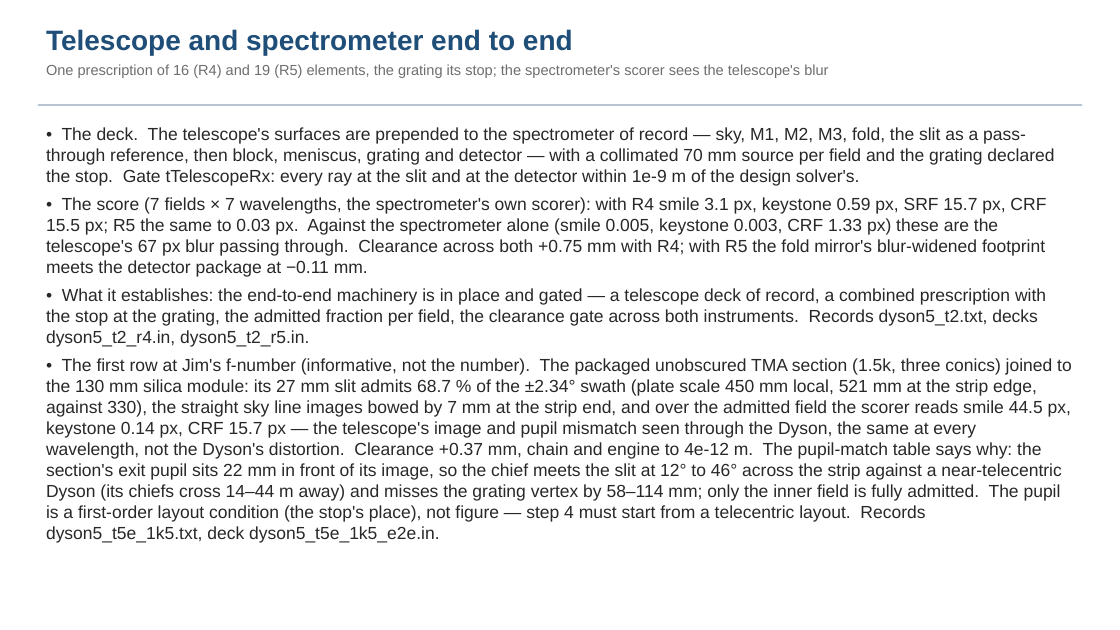
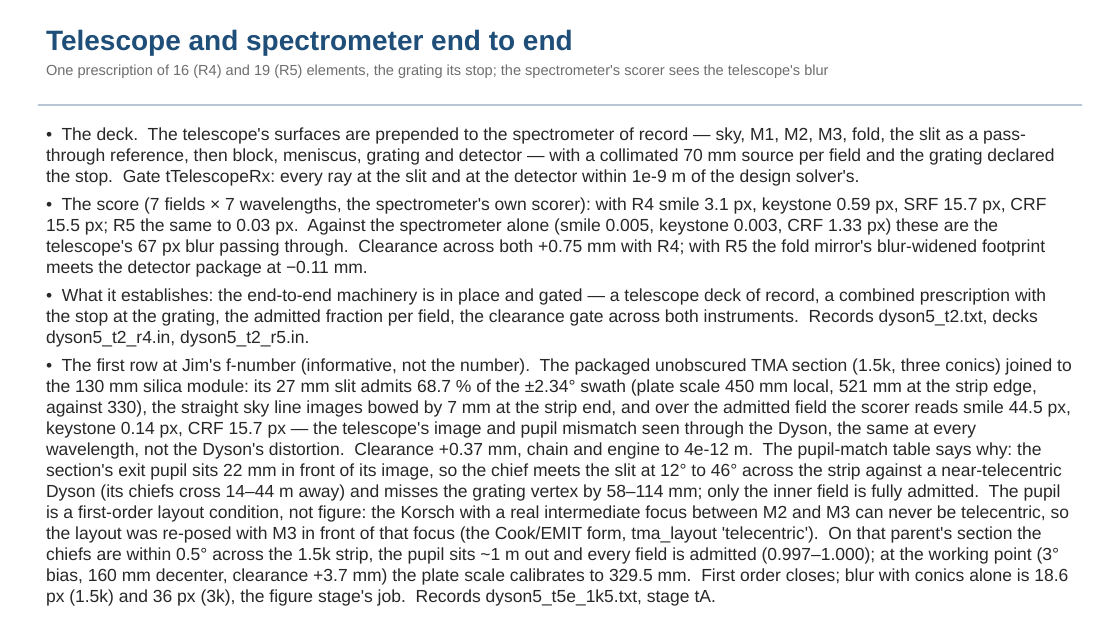
Before and after one commit to nasa-jpl/macos, a slide deck: slide 28 of demo_session/deck_dyson.pptx. Drawn at 1120x630 pixels with LibreOffice and Linux fonts; fonts in the diff are those of the drawing; background and template pictures are left out. Boxes give left, top, right and bottom in pixels: in the first picture for what was removed or moved away, otherwise in the second. Text is boxed around its words. In the diff, an @@ line names an element or a change of style, - is before the commit and + after.

```diff
--- a/demo_session/deck_dyson.pptx
+++ b/demo_session/deck_dyson.pptx
@@ text at [46,358,1072,606]: text changed @@
-• The first row at Jim's f-number (informative, not the number). The packaged unobscured TMA section (1.5k, three conics) joined to the 130 mm silica module: its 27 mm slit admits 68.7 % of the ±2.34° swath (plate scale 450 mm local, 521 mm at the strip edge, against 330), the straight sky line images bowed by 7 mm at the strip end, and over the admitted field the scorer reads smile 44.5 px, keystone 0.14 px, CRF 15.7 px — the telescope's image and pupil mismatch seen through the Dyson, the same at every wavelength, not the Dyson's distortion. Clearance +0.37 mm, chain and engine to 4e-12 m. The pupil-match table says why: the section's exit pupil sits 22 mm in front of its image, so the chief meets the slit at 12° to 46° across the strip against a near-telecentric Dyson (its chiefs cross 14–44 m away) and misses the grating vertex by 58–114 mm; only the inner field is fully admitted. The pupil is a first-order layout condition (the stop's place), not figure — step 4 must start from a telecentric layout. Records dyson5_t5e_1k5.txt, deck dyson5_t5e_1k5_e2e.in.
+• The first row at Jim's f-number (informative, not the number). The packaged unobscured TMA section (1.5k, three conics) joined to the 130 mm silica module: its 27 mm slit admits 68.7 % of the ±2.34° swath (plate scale 450 mm local, 521 mm at the strip edge, against 330), the straight sky line images bowed by 7 mm at the strip end, and over the admitted field the scorer reads smile 44.5 px, keystone 0.14 px, CRF 15.7 px — the telescope's image and pupil mismatch seen through the Dyson, the same at every wavelength, not the Dyson's distortion. Clearance +0.37 mm, chain and engine to 4e-12 m. The pupil-match table says why: the section's exit pupil sits 22 mm in front of its image, so the chief meets the slit at 12° to 46° across the strip against a near-telecentric Dyson (its chiefs cross 14–44 m away) and misses the grating vertex by 58–114 mm; only the inner field is fully admitted. The pupil is a first-order layout condition, not figure: the Korsch with a real intermediate focus between M2 and M3 can never be telecentric, so the layout was re-posed with M3 in front of that focus (the Cook/EMIT form, tma_layout 'telecentric'). On that parent's section the chiefs are within 0.5° across the 1.5k strip, the pupil sits ~1 m out and every field is admitted (0.997–1.000); at the working point (3° bias, 160 mm decenter, clearance +3.7 mm) the plate scale calibrates to 329.5 mm. First order closes; blur with conics alone is 18.6 px (1.5k) and 36 px (3k), the figure stage's job. Records dyson5_t5e_1k5.txt, stage tA.
```
Also in this commit, not shown: 1 other slide changed, 1 other file.
